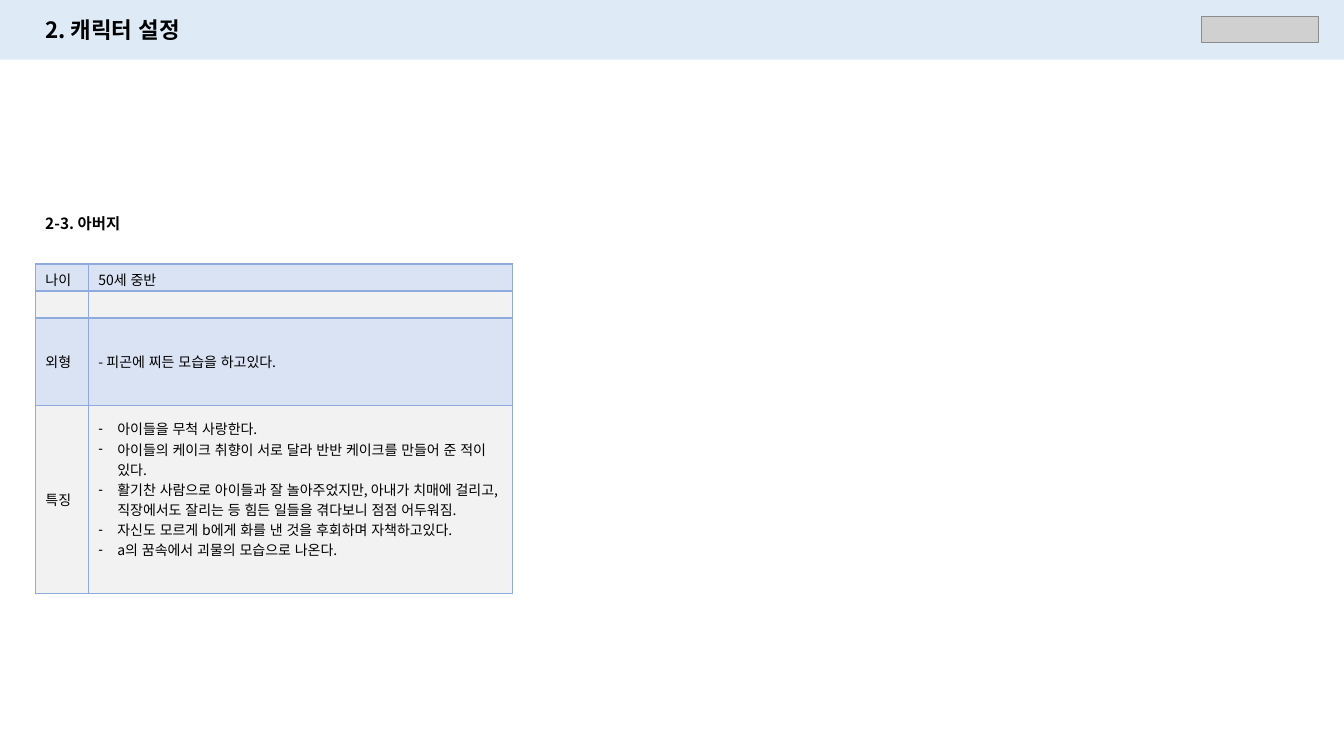
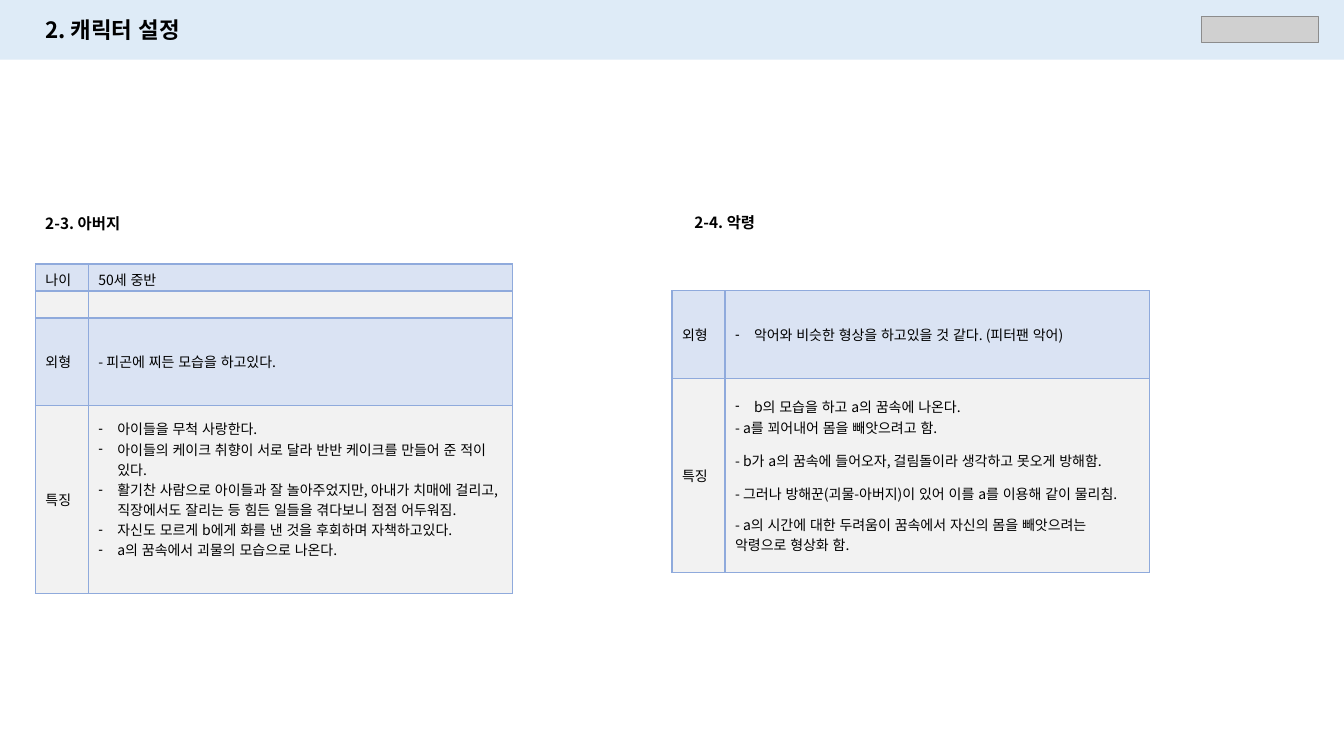
Before and after one commit to PerfectEgg/-Receivers, a slide deck: slide 9 of 캐릭터 설정_v1.02.pptx (slide 11 before the commit). Drawn at 1344x756 pixels with LibreOffice and Linux fonts; fonts in the diff are those of the drawing; grey boxes stand for pictures. Boxes give left, top, right and bottom in pixels: in the first picture for what was removed or moved away, otherwise in the second. Text is boxed around its words. In the diff, an @@ line names an element or a change of style, - is before the commit and + after.

```diff
--- a/캐릭터 설정_v1.02.pptx
+++ b/캐릭터 설정_v1.02.pptx
@@ text added at (694,215,755,230), 11 pt, text #000000, bold @@
+2-4. 악령
@@ table added at (673,291,1150,573), 2 rows, 2 columns @@
+외형 | 악어와 비슷한 형상을 하고있을 것 같다. (피터팬 악어)
+특징 | b의 모습을 하고 a의 꿈속에 나온다. / - a를 꾀어내어 몸을 빼앗으려고 함. / - b가 a의 꿈속에 들어오자, 걸림돌이라 생각하고 못오게 방해함. / - 그러나 방해꾼(괴물-아버지)이 있어 이를 a를 이용해 같이 물리침. / - a의 시간에 대한 두려움이 꿈속에서 자신의 몸을 빼앗으려는 악령으로 형상화 함.
```
Also in this commit, not shown: 6 other slides changed, 1 slide added, 3 slides removed, 1 other file.
